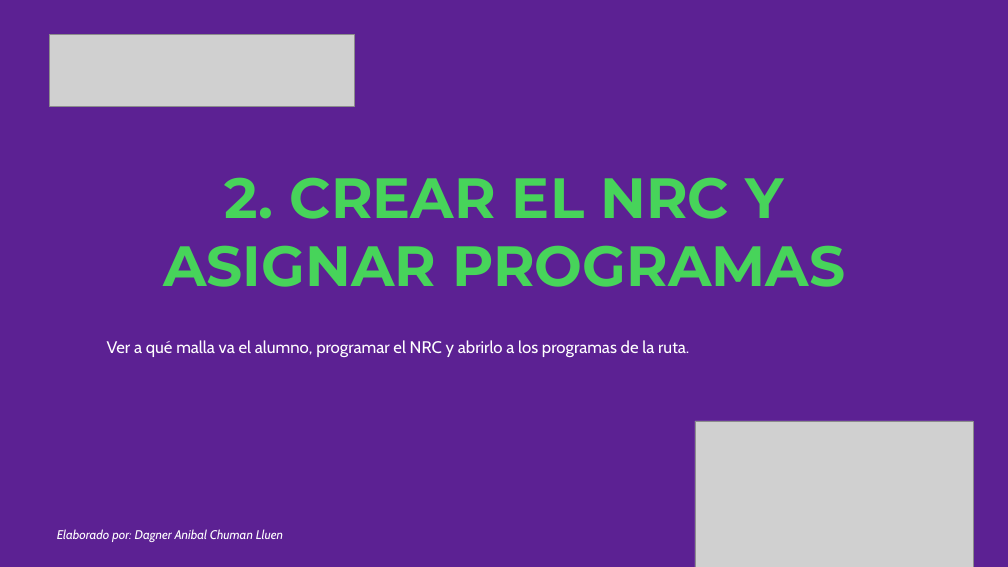
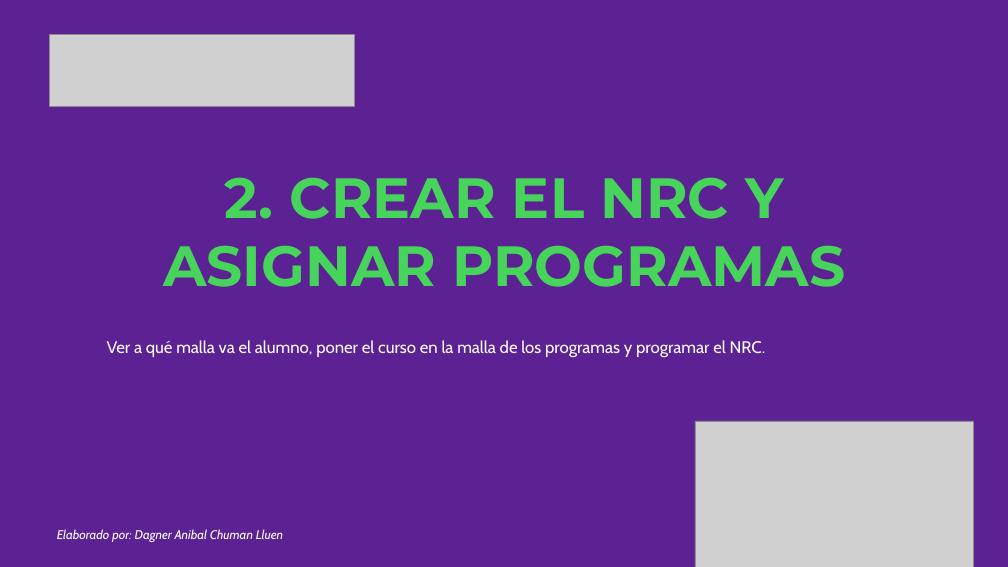
Before and after one commit to dagnerchuman/ellucian-instructivos, a slide deck: slide 8 of docs/presentaciones/RUTA DE APRENDIZAJE - INSCRIPCIÓN, NRC Y PROGRAMAS - CENTRO DE INFORMÁTICA.pptx. Drawn at 1008x567 pixels with LibreOffice and Linux fonts; fonts in the diff are those of the drawing; grey boxes stand for pictures; background and template pictures are left out. Boxes give left, top, right and bottom in pixels: in the first picture for what was removed or moved away, otherwise in the second. Text is boxed around its words. In the diff, an @@ line names an element or a change of style, - is before the commit and + after.

```diff
--- a/docs/presentaciones/RUTA DE APRENDIZAJE - INSCRIPCIÓN, NRC Y PROGRAMAS - CENTRO DE INFORMÁTICA.pptx
+++ b/docs/presentaciones/RUTA DE APRENDIZAJE - INSCRIPCIÓN, NRC Y PROGRAMAS - CENTRO DE INFORMÁTICA.pptx
@@ text at (x1=107, y1=340, x2=766, y2=357): text changed @@
-Ver a qué malla va el alumno, programar el NRC y abrirlo a los programas de la ruta.
+Ver a qué malla va el alumno, poner el curso en la malla de los programas y programar el NRC.
```
Also in this commit, not shown: 6 other slides changed, 9 other files.
